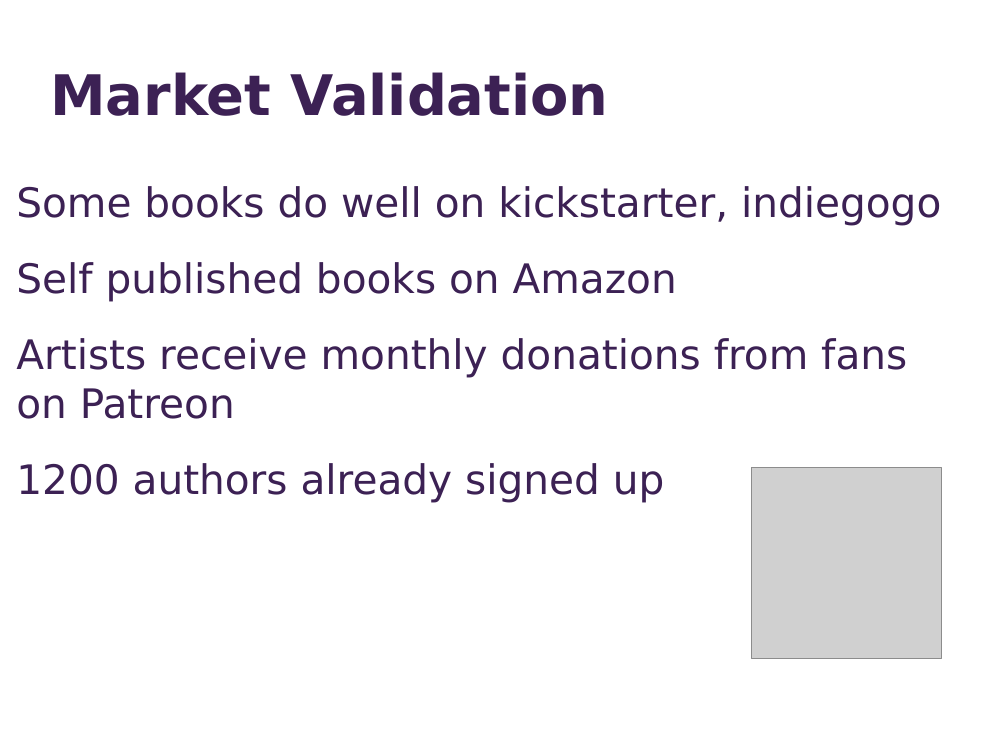
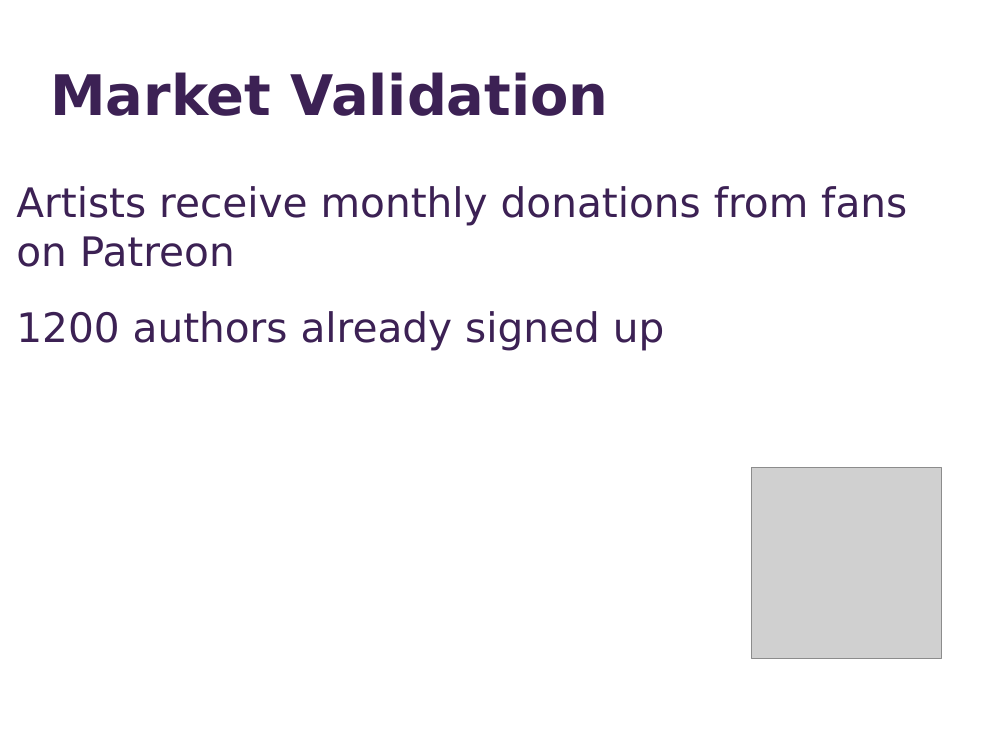
Before and after one commit to ece106/tomatocan, a slide deck: slide 11 of public/marketingSlides.pptx. Drawn at 1008x756 pixels with LibreOffice and Linux fonts; fonts in the diff are those of the drawing; grey boxes stand for pictures. Boxes give left, top, right and bottom in pixels: in the first picture for what was removed or moved away, otherwise in the second. Text is boxed around its words. In the diff, an @@ line names an element or a change of style, - is before the commit and + after.

```diff
--- a/public/marketingSlides.pptx
+++ b/public/marketingSlides.pptx
@@ text at box(16, 186, 941, 302): paragraphs removed @@
-Some books do well on kickstarter, indiegogo
-Self published books on Amazon
```
Also in this commit, not shown: 11 other slides changed, 6 other files.
